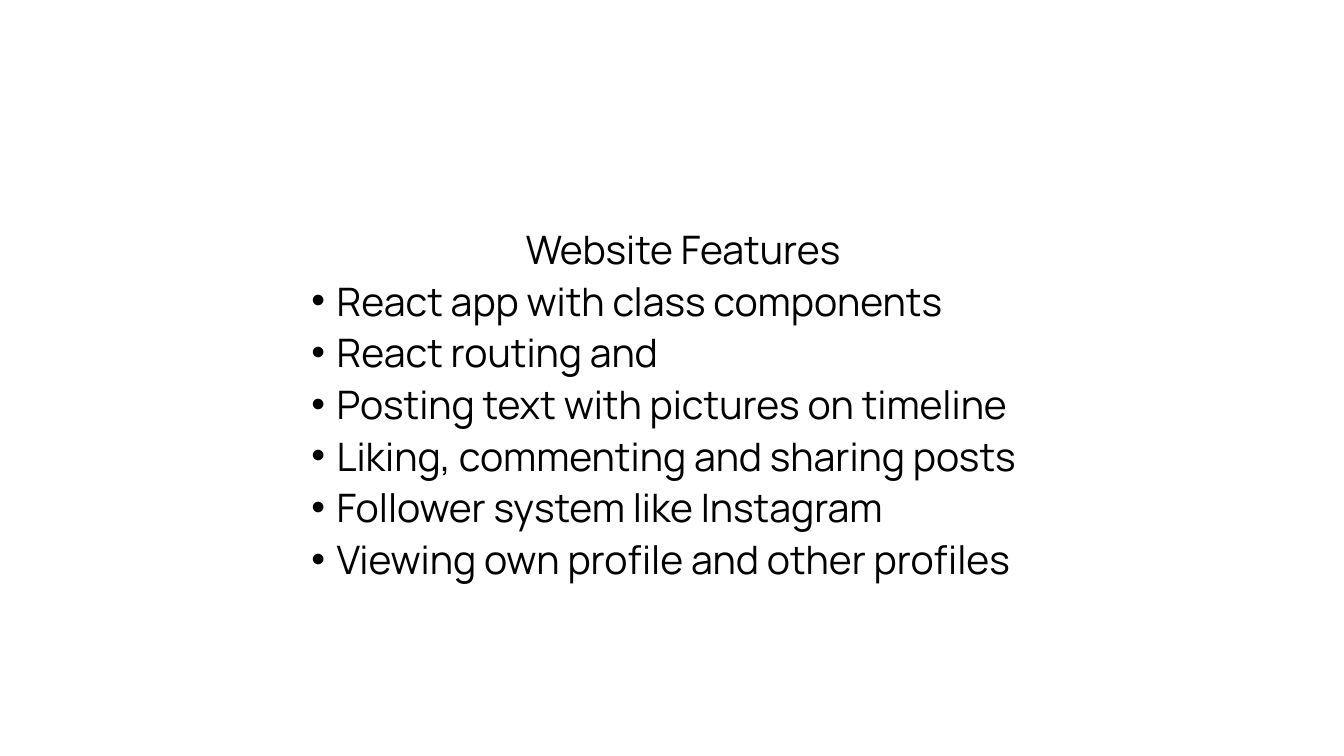
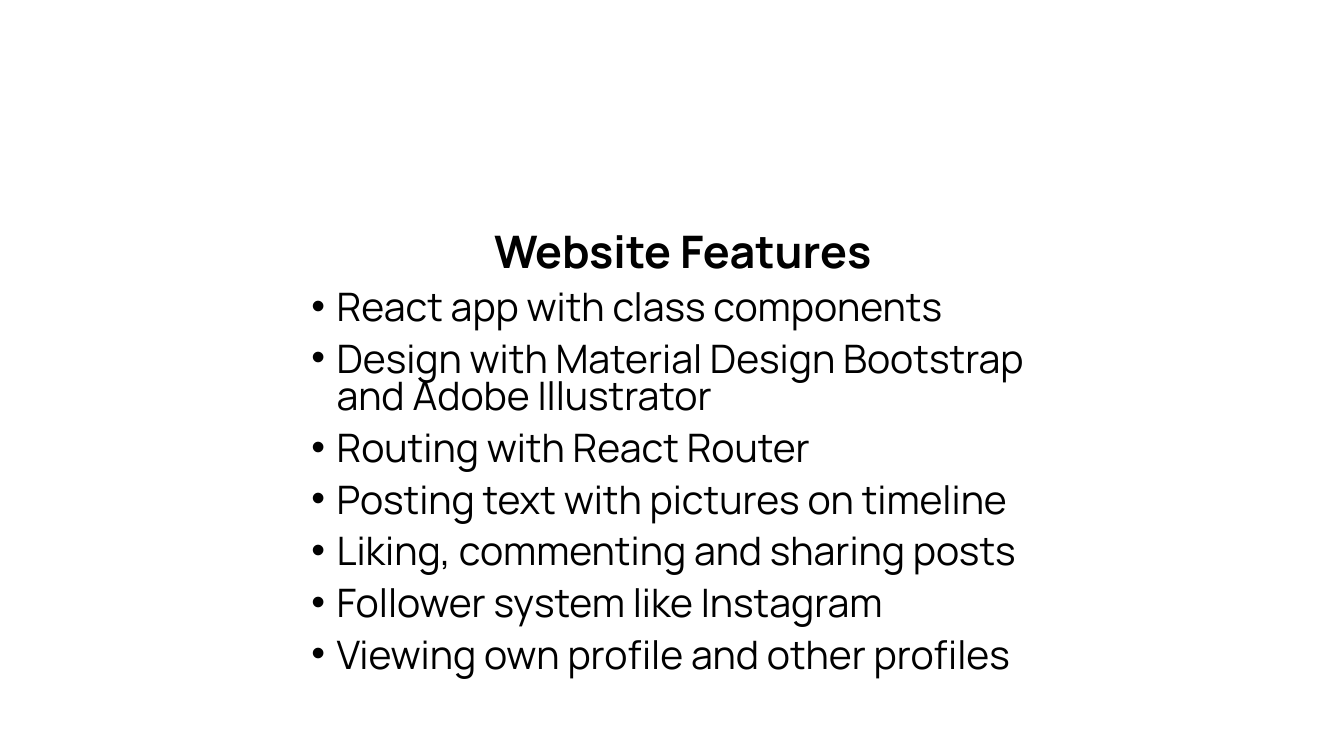
Before and after one commit to LukaPatarcic/social-media, a slide deck: slide 5 of Documentation/Presentation.pptx. Drawn at 1344x756 pixels with LibreOffice and Linux fonts; fonts in the diff are those of the drawing; background and template pictures are left out. Boxes give left, top, right and bottom in pixels: in the first picture for what was removed or moved away, otherwise in the second. Text is boxed around its words. In the diff, an @@ line names an element or a change of style, - is before the commit and + after.

```diff
--- a/Documentation/Presentation.pptx
+++ b/Documentation/Presentation.pptx
@@ text at bbox=[494, 235, 871, 269]: size 28 to 32 pt, bold on in "Website Features" @@
@@ text at bbox=[337, 344, 1023, 472]: text changed @@
-• React routing and
+• Design with Material Design Bootstrap and Adobe Illustrator
+• Routing with React Router
```
Also in this commit, not shown: 4 other slides changed, 2 slides added, 1 slide removed, 6 other files.
